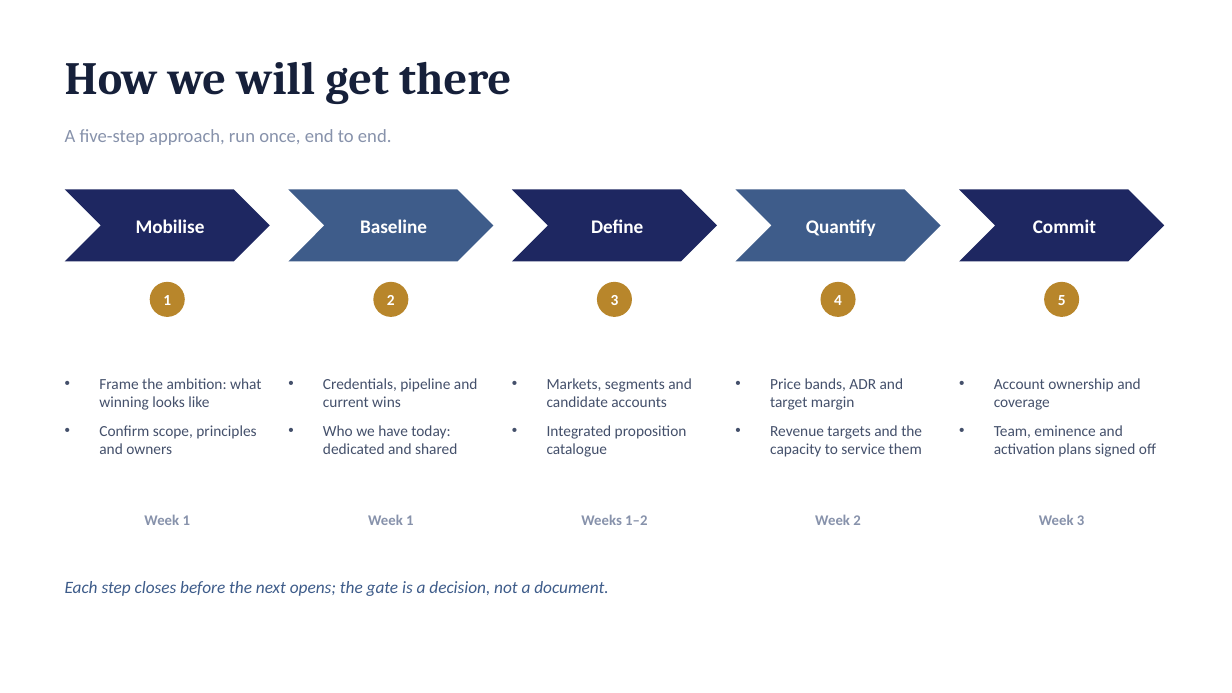
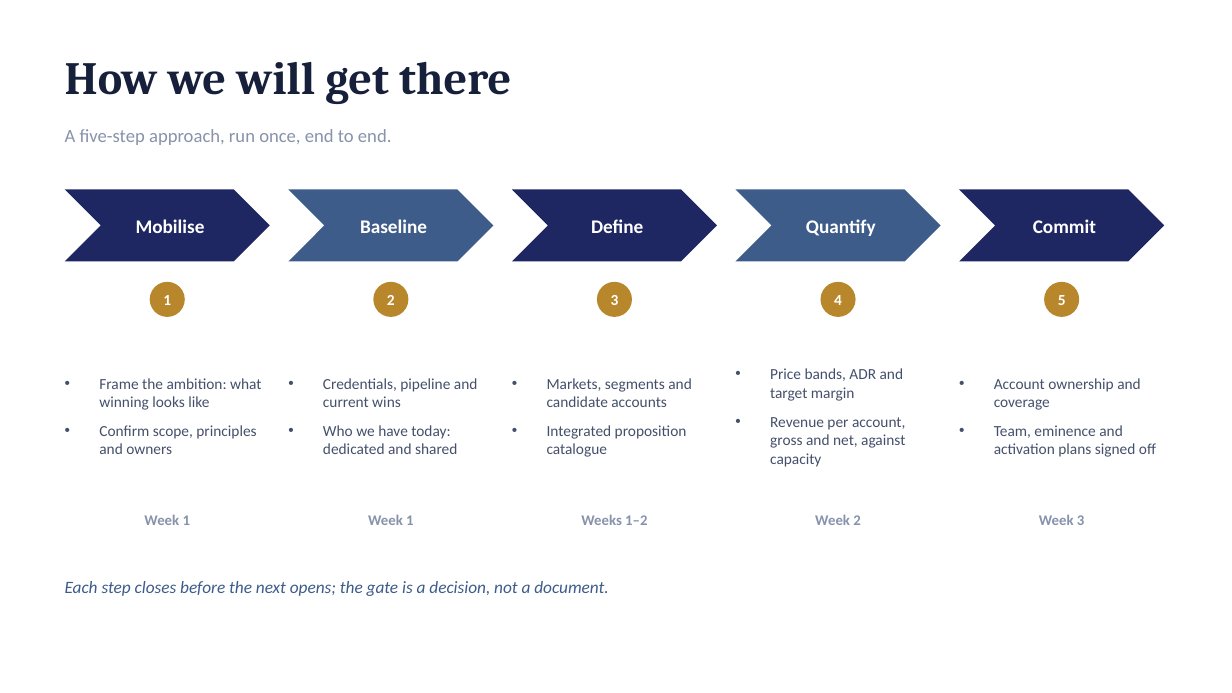
Before and after one commit to dhajjar-cyber/bae, a slide deck: slide 6 of FSI strategy/EAIND-FSI-Strategy-Development-Plan.pptx. Drawn at 1232x693 pixels with LibreOffice and Linux fonts; fonts in the diff are those of the drawing. Boxes give left, top, right and bottom in pixels: in the first picture for what was removed or moved away, otherwise in the second. Text is boxed around its words. In the diff, an @@ line names an element or a change of style, - is before the commit and + after.

```diff
--- a/FSI strategy/EAIND-FSI-Strategy-Development-Plan.pptx
+++ b/FSI strategy/EAIND-FSI-Strategy-Development-Plan.pptx
@@ text at (770, 417, 905, 467): text changed @@
-• Revenue targets and the capacity to service them
+• Revenue per account, gross and net, against capacity
```
Also in this commit, not shown: 7 other slides changed, 1 slide added, 2 other files.
